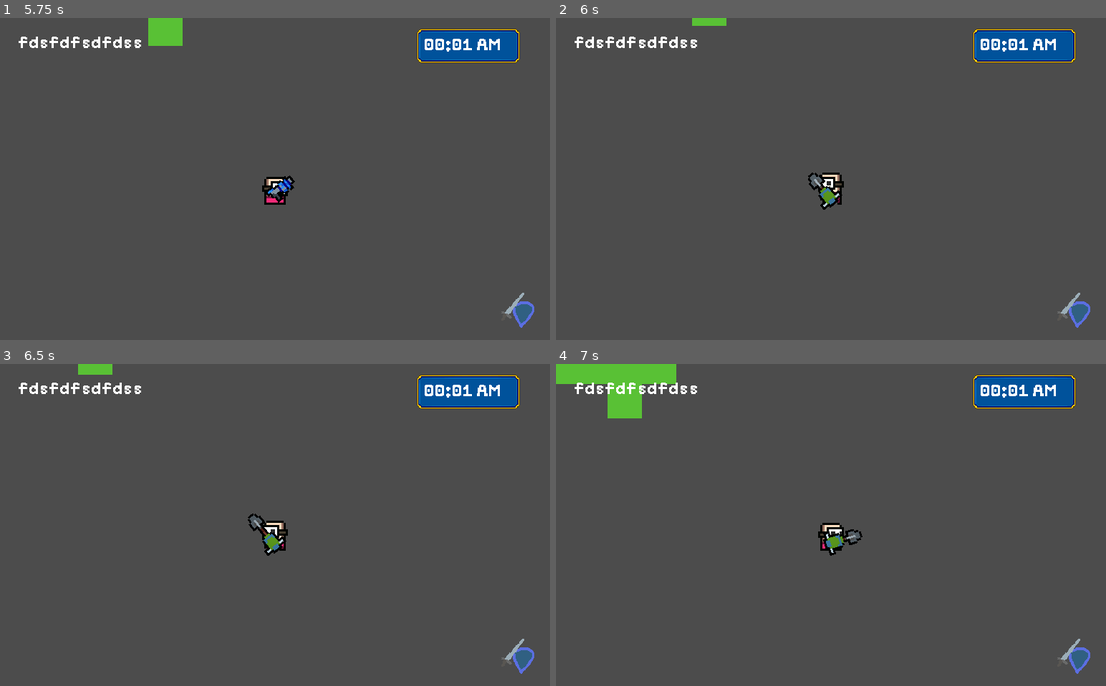
Above: before the commit, frames 1-4 (two rows, left to right).
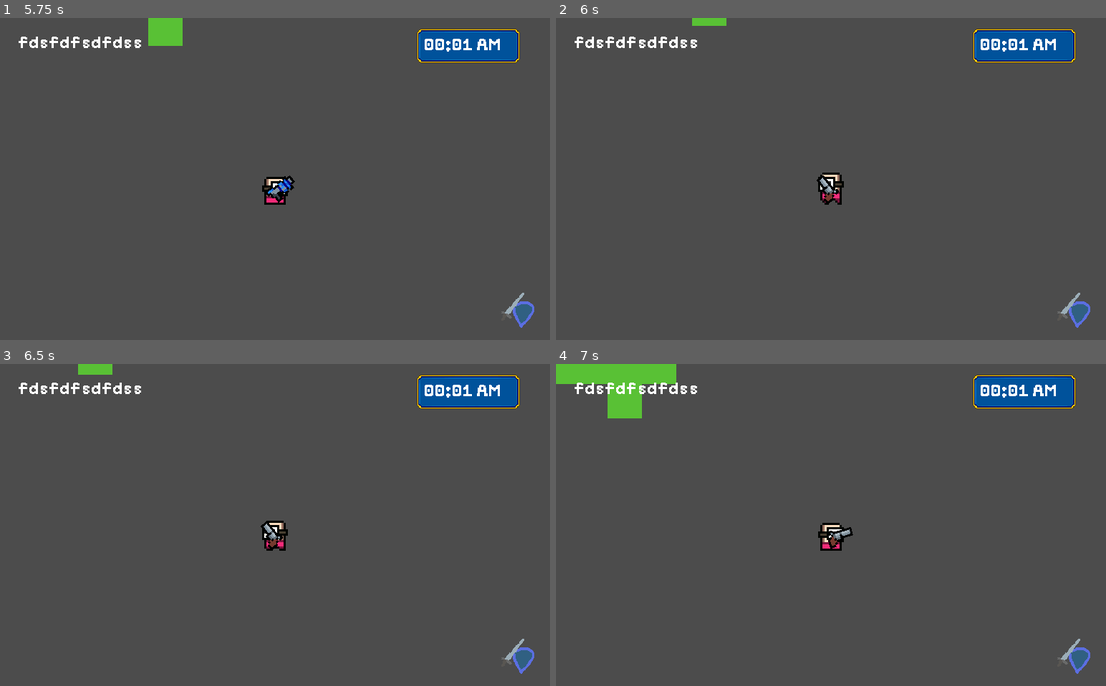
Above: after the commit, the same moments.

Repository: sugarvoid/gargun-valley
Game: Godot game, scene res://game/Game.tscn
Two runs of this game, one before a commit and one after it. Both use one fixed random seed, a clock stepped at 60 frames per second and the inputs below.
Inputs (mouse positions are in pixels of both pictures, inside the frame that each line leads up to):
- Up to frame 1 (5.75 s): tap Enter at 0.5 s; move the mouse to (396, 162) at 0.52 s; hold D (move_right) 0.53-1.28 s; click (396, 162) at 0.6 s; move the mouse to (165, 195) at 1.27 s; hold S (move_down) 1.28-2.03 s; tap Mouse wheel down (cycle_hand) at 1.35 s; click (165, 195) at 1.55 s; move the mouse to (330, 108) at 2.02 s; hold D (move_right) 2.03-2.78 s; click (330, 108) at 2.1 s; move the mouse to (247, 243) at 2.77 s; hold W (move_up) 2.78-3.53 s; tap R (light_toggle) at 2.85 s; click (247, 243) at 3.05 s; move the mouse to (440, 227) at 3.52 s; hold A (move_left) 3.53-5.03 s; right-click (440, 227) at 3.6 s; click (440, 227) at 3.8 s; move the mouse to (110, 130) at 4.27 s; tap E (switch_mode) at 4.35 s; click (110, 130) at 4.55 s; move the mouse to (302, 179) at 5.02 s; hold S (move_down) from 5.03 s (still down); click (302, 179) at 5.1 s
- Up to frame 2 (6 s): move the mouse to (748, 98) at 5.77 s; release S (move_down) at 5.78 s; hold D (move_right) from 5.78 s (still down); tap Mouse wheel down (cycle_hand) at 5.85 s
- Up to frame 3 (6.5 s): keep holding D (move_right); click (192, 444) at 6.05 s
- Up to frame 4 (7 s): move the mouse to (952, 508) at 6.52 s; release D (move_right) at 6.53 s; hold W (move_up) from 6.53 s (still down); click (952, 508) at 6.6 s

Frame 1 is identical in both runs. In frame 2, 0.3% of the frame differs, in the area x 45-53%, y 48-60%; in frame 3, 0.3%; in frame 4, 0.3%.

Commit message:
Add hand gun weapon

Diff:
--- a/game/actor/player/Player.tscn
+++ b/game/actor/player/Player.tscn
@@ -1,10 +1,11 @@
-[gd_scene load_steps=10 format=2]
+[gd_scene load_steps=11 format=2]
 
 [ext_resource path="res://game/actor/player/sprite.png" type="Texture" id=1]
 [ext_resource path="res://game/weapon/water_gun/WaterGun.tscn" type="PackedScene" id=2]
 [ext_resource path="res://game/actor/player/player.gd" type="Script" id=3]
 [ext_resource path="res://game/actor/player/light.png" type="Texture" id=4]
 [ext_resource path="res://game/weapon/shovel_gun/ShovelGun.tscn" type="PackedScene" id=5]
+[ext_resource path="res://game/weapon/hand_gun/HandGun.tscn" type="PackedScene" id=6]
 
 [sub_resource type="CapsuleShape2D" id=3]
 radius = 6.0
@@ -97,6 +98,8 @@
 
 [node name="WaterGun" parent="Backpack" instance=ExtResource( 2 )]
 
+[node name="HandGun" parent="Backpack" instance=ExtResource( 6 )]
+
 [connection signal="area_entered" from="InteractionArea" to="." method="_on_InteractionArea_area_entered"]
 [connection signal="area_exited" from="InteractionArea" to="." method="_on_InteractionArea_area_exited"]
 [connection signal="timeout" from="ClickTimer" to="." method="_on_ClickTimer_timeout"]
--- a/game/actor/player/player.gd
+++ b/game/actor/player/player.gd
@@ -72,6 +72,10 @@
 			_create_plot()
 		elif current_weapon.weapon_ID == Global.WEAPON_IDS.water_gun:
 			_pull_trigger() #move later
+		elif current_weapon.weapon_ID == Global.WEAPON_IDS.hand_gun:
+			_pull_trigger() #move later
+
+
 		if can_click:
 			can_click = false
 			$ClickTimer.start(self.click_recharge_time)
--- a/game/autoload/global.gd
+++ b/game/autoload/global.gd
@@ -9,7 +9,8 @@
 
 const WEAPON_IDS: Dictionary = {
 	"shovel_gun" : "Farm-01",
-	"water_gun": "Farm-02"
+	"water_gun": "Farm-02",
+	"hand_gun": "Combat-01",
 }
 
 const PROJECTILE_IDS: Dictionary = {
--- a/game/projectile/projectile.gd
+++ b/game/projectile/projectile.gd
@@ -22,6 +22,10 @@
 		Global.WEAPON_IDS.water_gun:
 			self.sprite.frame = 0
 			self.projectile_ID = Global.PROJECTILE_IDS.water_bullet
+		Global.WEAPON_IDS.hand_gun:
+			print('damage bullet set up')
+			self.sprite.frame = 1
+			self.projectile_ID = Global.PROJECTILE_IDS.player_damage_bullet
 
 func _physics_process(delta):
 	global_position += Vector2(cos(rotation), sin(rotation)) * speed * delta
--- /dev/null
+++ b/game/weapon/hand_gun/HandGun.tscn
@@ -0,0 +1,14 @@
+[gd_scene load_steps=4 format=2]
+
+[ext_resource path="res://game/weapon/Weapon.tscn" type="PackedScene" id=1]
+[ext_resource path="res://game/weapon/hand_gun/hand_gun.png" type="Texture" id=2]
+[ext_resource path="res://game/weapon/hand_gun/hand_gun.gd" type="Script" id=3]
+
+[node name="HandGun" instance=ExtResource( 1 )]
+script = ExtResource( 3 )
+
+[node name="Sprite" parent="." index="0"]
+texture = ExtResource( 2 )
+
+[node name="Muzzle" parent="." index="1"]
+position = Vector2( 9, -3 )
--- /dev/null
+++ b/game/weapon/hand_gun/hand_gun.gd
@@ -0,0 +1,13 @@
+class_name HandGun
+extends Weapon
+
+func _init() -> void:
+	self.weapon_ID = Global.WEAPON_IDS.hand_gun
+
+
+func _ready() -> void:
+	bullet_speed = 100
+	bullet_life = 3.5
+	reload_time = 2.5
+	magazine_size = 9
+	bullets_left = 9
--- a/game/weapon/water_gun/water_gun.gd
+++ b/game/weapon/water_gun/water_gun.gd
@@ -4,8 +4,8 @@
 	self.weapon_ID = Global.WEAPON_IDS.water_gun
 
 func _ready() -> void:
-	bullet_speed = 100
-	bullet_life = 3.5
-	reload_time = 2.0
+	bullet_speed = 80
+	bullet_life = 2.5
+	reload_time = 3.0
 	magazine_size = 15
 	bullets_left = 15
--- a/project.godot
+++ b/project.godot
@@ -38,6 +38,11 @@
 "class": "HUD",
 "language": "GDScript",
 "path": "res://game/interface/hud/hud.gd"
+}, {
+"base": "Weapon",
+"class": "HandGun",
+"language": "GDScript",
+"path": "res://game/weapon/hand_gun/hand_gun.gd"
 }, {
 "base": "Area2D",
 "class": "InteractiveObject",
@@ -86,6 +91,7 @@
 "Enemy": "",
 "GardenManager": "",
 "HUD": "",
+"HandGun": "",
 "InteractiveObject": "",
 "Item": "",
 "Player": "",
Not shown, added: game/interactive_object/barrel.png.import
Binary file added: game/weapon/hand_gun/hand_gun.png
Not shown, added: game/weapon/hand_gun/hand_gun.png.import
